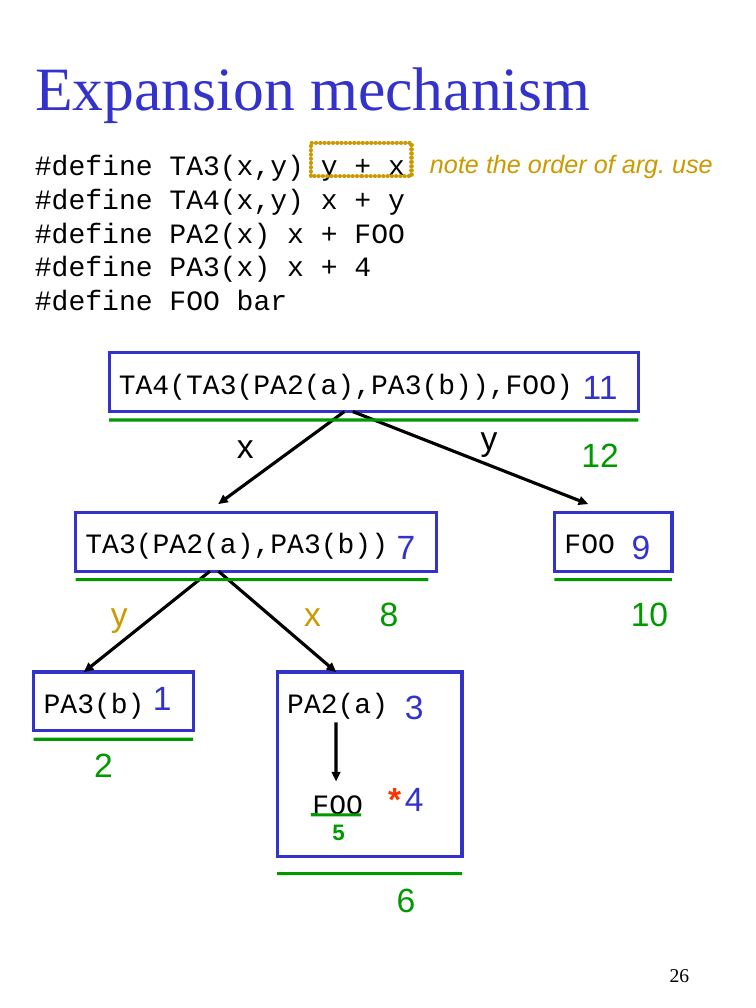
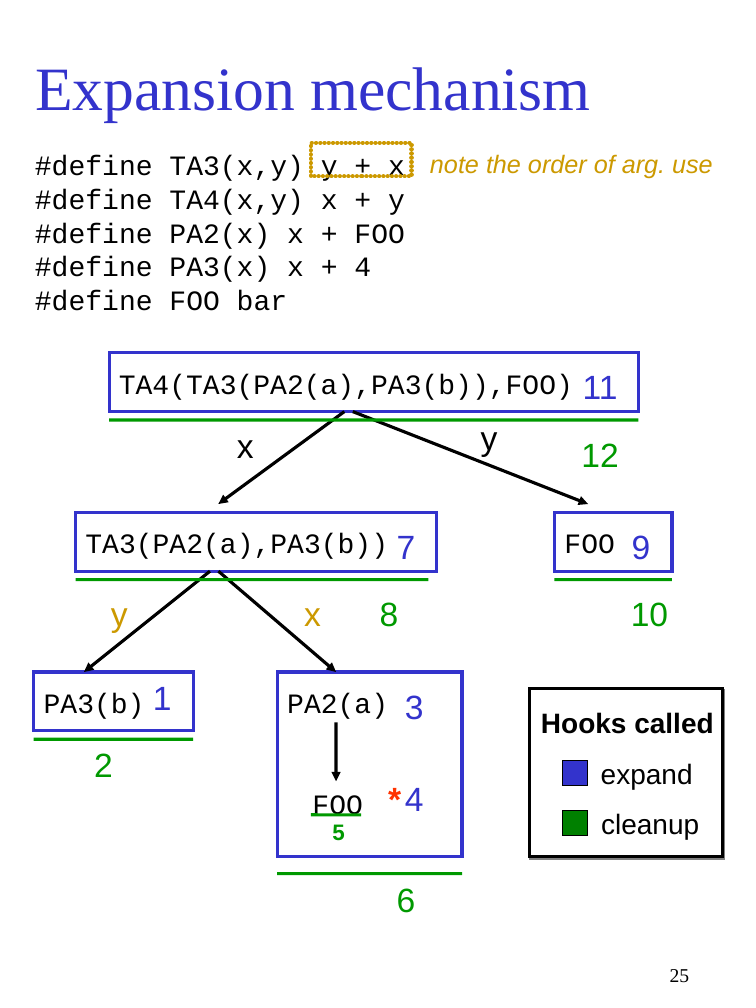
Before and after one commit to gjbadros/empirical_macros, a slide deck: slide 25 of cpp/paper/pcp3.ppt (slide 26 before the commit). Drawn at 756x1008 pixels with LibreOffice and Linux fonts; fonts in the diff are those of the drawing. Boxes give left, top, right and bottom in pixels: in the first picture for what was removed or moved away, otherwise in the second. Text is boxed around its words. In the diff, an @@ line names an element or a change of style, - is before the commit and + after.

```diff
--- a/cpp/paper/pcp3.ppt
+++ b/cpp/paper/pcp3.ppt
@@ rectangle added at (529, 688, 723, 857), fill #FFFFFF, outline #000000 2.24 pt @@
@@ text added at (541, 712, 713, 734), 20 pt, text #000000, bold @@
+Hooks called
@@ rectangle added at (562, 760, 588, 785), fill #3333CC, outline #000000 0.74 pt @@
@@ text added at (601, 763, 693, 789), 20 pt, text #000000 @@
+expand
@@ rectangle added at (562, 810, 588, 836), fill #008000, outline #000000 0.74 pt @@
@@ text added at (601, 813, 699, 839), 20 pt, text #000000 @@
+cleanup
@@ page number at (670, 969, 690, 983): text changed @@
-26
+25
```
Also in this commit, not shown: 12 other slides changed, 2 slides added, 1 slide removed.
